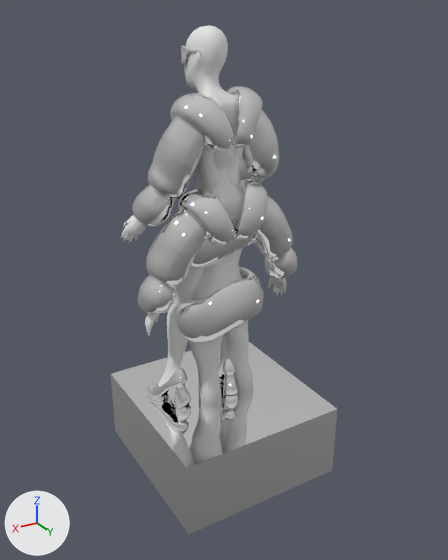
The glTF model static/models/scenes/scene_1.glb as it was, and as the next commit left it.
The view is the same before and after, from a 50 mm camera at (7.31, 12.47, 11.49) aimed at (-0.08, 0.15, 5.33). The axes (+X, +Y, +Z) are drawn at lower left. The lights are the same throughout. Where no turn or scale is listed for an object, it has been applied to the vertices.

The scene before the commit, as lines of its bpy script (objects in view):
```python
me_mesh_011 = bpy.data.meshes.new('mesh.011')
me_mesh_011.from_pydata(...)  # 10426 vertices, 20848 faces; spans x -2.09..2.03, y -0.56..0.76, z -0.07..9.28
me_mesh_011.materials.append(mat_body)  # white #e7e7e7
me_skirt_001 = bpy.data.meshes.new('Skirt.001')
me_skirt_001.from_pydata(...)  # 6480 vertices, 12960 faces; spans x -1.18..1.25, y -0.67..0.84, z 3.95..5.47
me_skirt_001.materials.append(mat_metal_001)
me_top_001 = bpy.data.meshes.new('Top.001')
me_top_001.from_pydata(...)  # 10856 vertices, 21718 faces; spans x -2.24..2.24, y -0.53..1.1, z 4.97..7.87
me_top_001.materials.append(mat_metal_001)
me_top_002 = bpy.data.meshes.new('Top.002')
me_top_002.from_pydata(...)  # 10856 vertices, 21719 faces; spans x -1.83..2.05, y -1.16..0.9, z 4.96..7.97
me_top_002.materials.append(mat_metal_001)
ob_body = bpy.data.objects.new('body', me_mesh_011)
ob_body.location = (0.0, 0.0, 0.0)
ob_posetop = bpy.data.objects.new('poseTop', me_top_002)
ob_posetop.location = (0.0, 0.0, 2.0)
ob_skirt = bpy.data.objects.new('skirt', me_skirt_001)
ob_skirt.location = (0.0, 0.0, 0.0)
ob_top = bpy.data.objects.new('top', me_top_001)
ob_top.location = (0.0, 0.0, 0.0)
# also in view: 'poseSkirt' at (0.09, -0.01, 6.7); 'poseStand' at (0.0, 0.0, 1.0); 'poseShoes' at (0.52, -0.22, 2.49); 'poseBody' at (0.21, -0.58, 6.64)
```
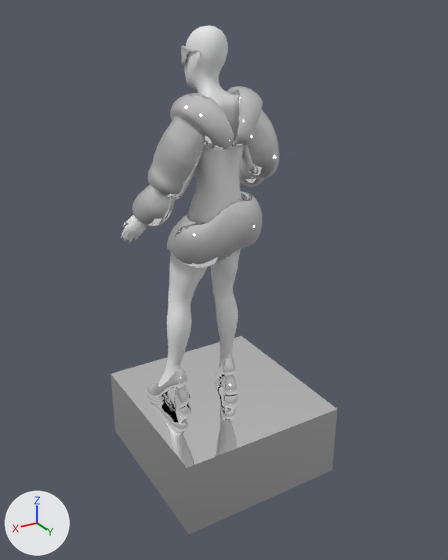
The edits, one by one:
Object 'body' (ob_body) is deleted.
Object 'skirt' (ob_skirt) is deleted.
Object 'top' (ob_top) is deleted.

Pixel boxes [x1, y1, x2, y2] of what changed, in the pictures (448 x 560 px):
'top', deleted: before [138, 180, 297, 313]
'body', deleted: before [145, 132, 286, 405]
'skirt', deleted: before [175, 267, 264, 343]
'poseSkirt', unchanged, uncovered by the edit: before [191, 217, 257, 268]; after [167, 191, 262, 268]
